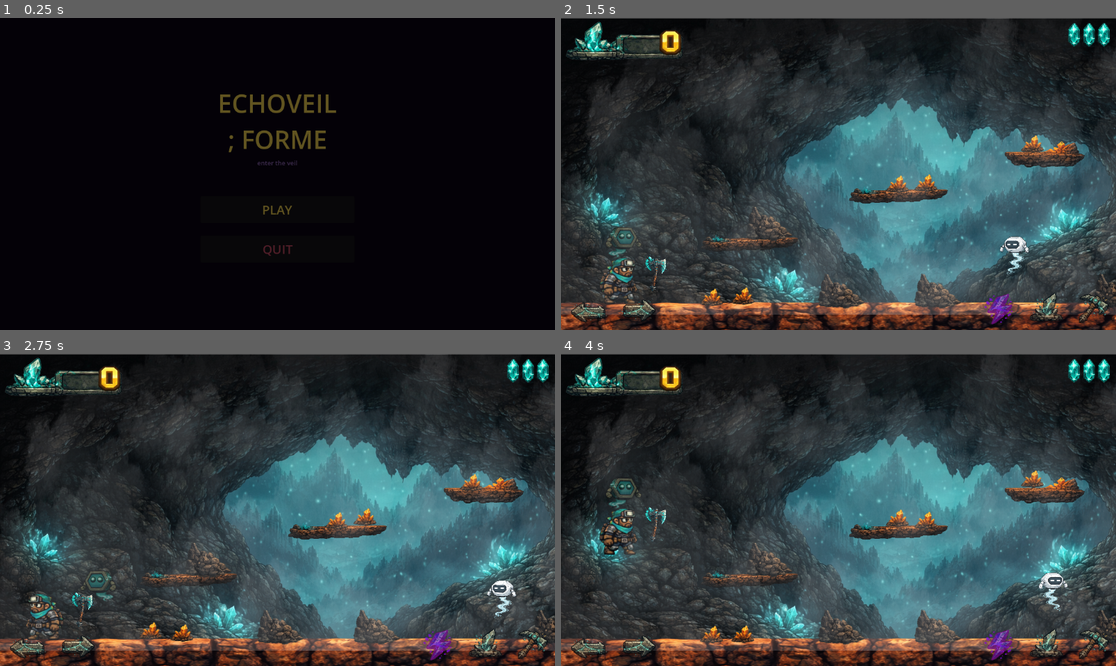
Above: before the commit, frames 1-4 (two rows, left to right).
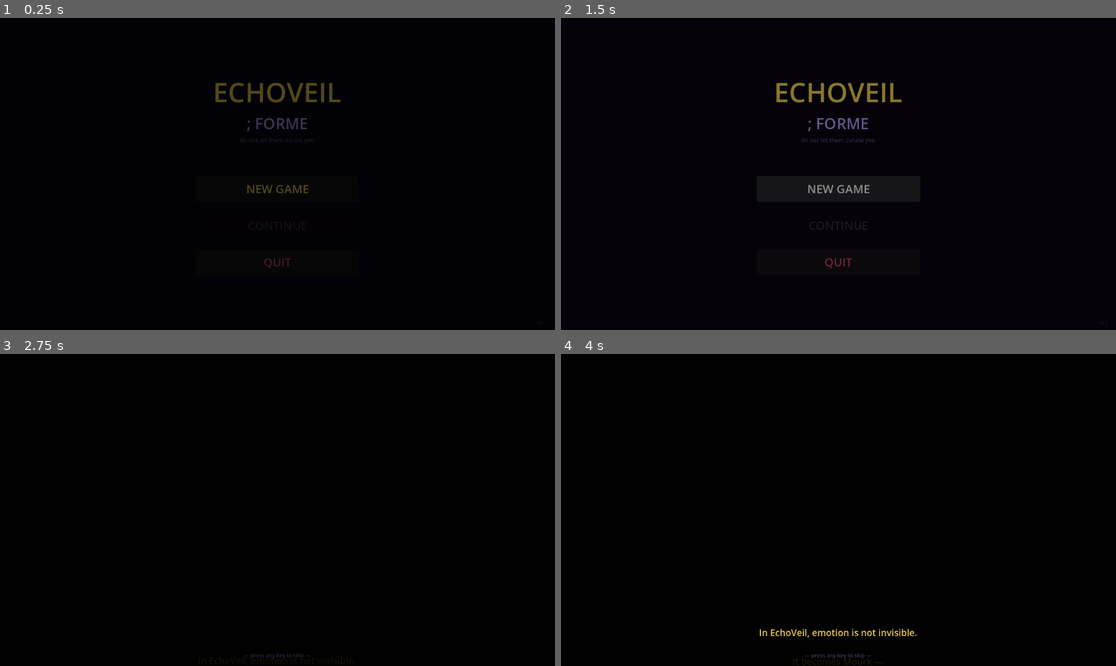
Above: after the commit, the same moments.

Repository: humeurworld-hash/echoveil-forme
Game: Godot game, scene res://main_menu.tscn
Two runs of this game, one before a commit and one after it. Both use one fixed random seed, a clock stepped at 60 frames per second and the inputs below. Sound files missing from this copy of the repository are replaced by a short silence.
Inputs (mouse positions are in pixels of both pictures, inside the frame that each line leads up to):
- Up to frame 1 (0.25 s): no input
- Up to frame 2 (1.5 s): click (838, 208) at 0.5 s, where only the run before the commit has a clickable "PLAY"; click (838, 189) at 1.25 s, where only the run after the commit has a clickable "NEW GAME"
- Up to frame 3 (2.75 s): click (27, 647) at 2.02 s
- Up to frame 4 (4 s): click (638, 647) at 2.77 s; click (1043, 641) at 3.52 s

The runs differ from the first frame. In frame 1, 2.0% of the frame differs, in the area x 38-62%, y 20-81%; in frame 2, 86%; in frame 3, 89%, in the area x 0-100%, y 0-100%; in frame 4, 89%.

Commit message:
Add cinematic lore crawl and proper main menu flow
- intro_scroll.gd / .tscn: full lore text scrolls bottom-to-top over ~62s,
  skip with any key, fades into level1 when done
- main_menu.gd: NEW GAME (→ intro crawl), CONTINUE (saves-aware, dimmed if
  no save), QUIT; ECHOVEIL / ; FORME two-line title + tagline
- game_state.gd: save/load now persists current_level so Continue resumes
  the correct level
- level_exit.gd: writes GameState.current_level before saving on exit

Co-Authored-By: Claude Sonnet 4.6 <noreply@anthropic.com>

Diff:
--- a/game_state.gd
+++ b/game_state.gd
@@ -1,32 +1,38 @@
 extends Node
 
 var shards_collected: int = 0
-var health: int = 3
-var lives: int = 0
+var health:          int = 3
+var lives:           int = 0
+var current_level:   int = 1
+
 const SAVE_PATH = "user://echoveil_save.json"
 
 func save() -> void:
-	var data = {
-		"shards": shards_collected,
-		"health": health,
-		"lives": lives
+	var data := {
+		"shards":        shards_collected,
+		"health":        health,
+		"lives":         lives,
+		"current_level": current_level
 	}
-	var file = FileAccess.open(SAVE_PATH, FileAccess.WRITE)
+	var file := FileAccess.open(SAVE_PATH, FileAccess.WRITE)
 	if file:
 		file.store_string(JSON.stringify(data))
 
 func load_data() -> void:
 	if not FileAccess.file_exists(SAVE_PATH):
 		return
-	var file = FileAccess.open(SAVE_PATH, FileAccess.READ)
+	var file := FileAccess.open(SAVE_PATH, FileAccess.READ)
 	if file:
 		var data = JSON.parse_string(file.get_as_text())
 		if data is Dictionary:
-			shards_collected = data.get("shards", 0)
-			health = data.get("health", 3)
-			lives = data.get("lives", 0)
+			shards_collected = data.get("shards",        0)
+			health           = data.get("health",        3)
+			lives            = data.get("lives",         0)
+			current_level    = data.get("current_level", 1)
+			LevelManager.current_level = current_level
 
 func reset() -> void:
 	shards_collected = 0
-	health = 3
-	lives = 0
+	health           = 3
+	lives            = 0
+	current_level    = 1
--- /dev/null
+++ b/intro_scroll.gd
@@ -0,0 +1,131 @@
+extends Control
+
+const LORE_TEXT := \
+"In EchoVeil, emotion is not invisible.\n\n" + \
+"It becomes Mourk —\n" + \
+"crystal energy formed from feeling.\n\n" + \
+"The Canvas calls it a resource.\n\n" + \
+"Everyone else just calls it life.\n\n\n" + \
+"Forme was not a chosen hero.\n\n" + \
+"He was a miner.\n" + \
+"Another worker sent below The Verge\n" + \
+"to extract what the world had already felt.\n\n\n" + \
+"Most Mourks are small.\n\n" + \
+"Fragments of grief.\n" + \
+"Fear.\n" + \
+"Regret.\n" + \
+"Overwhelm.\n\n" + \
+"The Canvas harvests them all.\n\n\n" + \
+"But beneath The Verge,\n" + \
+"something older was waiting.\n\n" + \
+"Not a shard.\n\n" + \
+"Not a resource.\n\n" + \
+"A Prime Mourk.\n\n\n" + \
+"The Prime Mourk did not give Forme power.\n\n" + \
+"It recognized what he had been carrying.\n\n" + \
+"Everything he buried.\n\n" + \
+"Everything The Canvas tried to keep quiet.\n\n\n" + \
+"Fuse was built to monitor emotion.\n\n" + \
+"Detect.\n" + \
+"Classify.\n" + \
+"Report.\n\n" + \
+"Then the surge hit him too.\n\n\n" + \
+"The Canvas felt the signal.\n\n" + \
+"A miner bonded with something\n" + \
+"they could not control.\n\n" + \
+"An EME drone went rogue.\n\n" + \
+"The mine went into lockdown.\n\n\n" + \
+"Now the mine is collapsing.\n\n" + \
+"Canvas patrols are closing in.\n\n\n" + \
+"Break rocks.\n" + \
+"Collect Mourks.\n" + \
+"Find the Corepath.\n\n\n" + \
+"And do not let them curate you."
+
+# Total estimated text height ~2000px at font 19.
+# We scroll from just below viewport to -2200 over 62 seconds.
+const SCROLL_DURATION := 62.0
+const SCROLL_END_Y    := -2200.0
+
+var _done  := false
+var _tween : Tween
+
+func _ready() -> void:
+	var vp := get_viewport_rect().size
+
+	# ── Background ──────────────────────────────────────────────────────────
+	var bg := ColorRect.new()
+	bg.color = Color(0, 0, 0, 1)
+	bg.set_anchors_preset(Control.PRESET_FULL_RECT)
+	add_child(bg)
+
+	# ── Scrolling label ─────────────────────────────────────────────────────
+	var lbl_w := vp.x * 0.60
+	var lbl := Label.new()
+	lbl.text = LORE_TEXT
+	lbl.add_theme_font_size_override("font_size", 19)
+	lbl.add_theme_color_override("font_color", Color(0.91, 0.79, 0.30, 1.0))
+	lbl.autowrap_mode = TextServer.AUTOWRAP_WORD_SMART
+	lbl.horizontal_alignment = HORIZONTAL_ALIGNMENT_CENTER
+	lbl.position = Vector2((vp.x - lbl_w) * 0.5, vp.y + 20.0)
+	lbl.custom_minimum_size.x = lbl_w
+	lbl.size.x = lbl_w
+	add_child(lbl)
+
+	# ── Tween ────────────────────────────────────────────────────────────────
+	_tween = create_tween()
+	_tween.tween_property(lbl, "position:y", SCROLL_END_Y, SCROLL_DURATION) \
+		.set_trans(Tween.TRANS_LINEAR).set_ease(Tween.EASE_IN)
+	_tween.tween_callback(_finish)
+
+	# ── Top black bar (prevents text hard-appearing at the top edge) ─────────
+	var top := ColorRect.new()
+	top.color = Color(0, 0, 0, 1)
+	top.set_anchors_preset(Control.PRESET_TOP_WIDE)
+	top.offset_bottom = 52.0
+	top.mouse_filter = Control.MOUSE_FILTER_IGNORE
+	add_child(top)
+
+	# ── Bottom strip + skip hint ─────────────────────────────────────────────
+	var bot := ColorRect.new()
+	bot.color = Color(0, 0, 0, 0.88)
+	bot.set_anchors_preset(Control.PRESET_BOTTOM_WIDE)
+	bot.offset_top = -46.0
+	bot.mouse_filter = Control.MOUSE_FILTER_IGNORE
+	add_child(bot)
+
+	var hint := Label.new()
+	hint.text = "— press any key to skip —"
+	hint.add_theme_font_size_override("font_size", 11)
+	hint.add_theme_color_override("font_color", Color(0.44, 0.34, 0.54, 0.68))
+	hint.set_anchors_preset(Control.PRESET_BOTTOM_WIDE)
+	hint.offset_top = -30.0
+	hint.horizontal_alignment = HORIZONTAL_ALIGNMENT_CENTER
+	hint.mouse_filter = Control.MOUSE_FILTER_IGNORE
+	add_child(hint)
+
+	TransitionLayer.fade_in(1.4)
+
+func _unhandled_input(event: InputEvent) -> void:
+	if _done:
+		return
+	var skip := false
+	if event is InputEventKey       and event.pressed and not event.echo:
+		skip = true
+	elif event is InputEventMouseButton  and event.pressed:
+		skip = true
+	elif event is InputEventJoypadButton and event.pressed:
+		skip = true
+	if skip:
+		if _tween:
+			_tween.kill()
+		_finish()
+
+func _finish() -> void:
+	if _done:
+		return
+	_done = true
+	TransitionLayer.fade_out(
+		func(): get_tree().call_deferred("change_scene_to_file", "res://level1.tscn"),
+		0.9
+	)
--- /dev/null
+++ b/intro_scroll.tscn
@@ -0,0 +1,9 @@
+[gd_scene format=3]
+
+[ext_resource type="Script" path="res://intro_scroll.gd" id="1_intro"]
+
+[node name="IntroScroll" type="Control"]
+anchors_preset = 15
+anchor_right = 1.0
+anchor_bottom = 1.0
+script = ExtResource("1_intro")
--- a/level_exit.gd
+++ b/level_exit.gd
@@ -28,8 +28,9 @@
 	if not body.is_in_group("player"):
 		return
 	triggered = true
+	LevelManager.current_level += 1
+	GameState.current_level = LevelManager.current_level
 	GameState.save()
-	LevelManager.current_level += 1
 	var next_scene := "res://level%d.tscn" % LevelManager.current_level
 	if not ResourceLoader.exists(next_scene):
 		# Level doesn't exist yet — return to main menu
--- a/main_menu.gd
+++ b/main_menu.gd
@@ -1,79 +1,121 @@
 extends Control
 
 func _ready() -> void:
-	# Dark cave background
-	var bg = ColorRect.new()
-	bg.color = Color(0.04, 0.01, 0.07, 1)
+	var vp := get_viewport_rect().size
+
+	# ── Background ────────────────────────────────────────────────────────
+	var bg := ColorRect.new()
+	bg.color = Color(0.03, 0.01, 0.06, 1)
 	bg.set_anchors_preset(Control.PRESET_FULL_RECT)
 	add_child(bg)
 
-	# Centered VBox
-	var vbox = VBoxContainer.new()
+	# ── Center column ─────────────────────────────────────────────────────
+	var vbox := VBoxContainer.new()
 	vbox.set_anchors_preset(Control.PRESET_CENTER)
 	vbox.alignment = BoxContainer.ALIGNMENT_CENTER
-	vbox.custom_minimum_size = Vector2(320, 0)
+	vbox.custom_minimum_size = Vector2(340, 0)
 	vbox.grow_horizontal = Control.GROW_DIRECTION_BOTH
-	vbox.grow_vertical = Control.GROW_DIRECTION_BOTH
+	vbox.grow_vertical   = Control.GROW_DIRECTION_BOTH
 	add_child(vbox)
 
 	# Title
-	var title = Label.new()
-	title.text = "ECHOVEIL\n; FORME"
+	var title := Label.new()
+	title.text = "ECHOVEIL"
 	title.horizontal_alignment = HORIZONTAL_ALIGNMENT_CENTER
-	title.add_theme_font_size_override("font_size", 52)
+	title.add_theme_font_size_override("font_size", 56)
 	title.add_theme_color_override("font_color", Color(0.91, 0.79, 0.30, 1))
 	vbox.add_child(title)
 
-	# Subtitle
-	var sub = Label.new()
-	sub.text = "enter the veil"
-	sub.horizontal_alignment = HORIZONTAL_ALIGNMENT_CENTER
-	sub.add_theme_font_size_override("font_size", 13)
-	sub.add_theme_color_override("font_color", Color(0.55, 0.40, 0.70, 1))
-	vbox.add_child(sub)
+	# Subtitle line
+	var sub1 := Label.new()
+	sub1.text = "; FORME"
+	sub1.horizontal_alignment = HORIZONTAL_ALIGNMENT_CENTER
+	sub1.add_theme_font_size_override("font_size", 32)
+	sub1.add_theme_color_override("font_color", Color(0.68, 0.55, 0.90, 1))
+	vbox.add_child(sub1)
 
-	var sp1 = Control.new()
-	sp1.custom_minimum_size = Vector2(0, 52)
-	vbox.add_child(sp1)
+	# Tagline
+	var tag := Label.new()
+	tag.text = "do not let them curate you"
+	tag.horizontal_alignment = HORIZONTAL_ALIGNMENT_CENTER
+	tag.add_theme_font_size_override("font_size", 12)
+	tag.add_theme_color_override("font_color", Color(0.42, 0.32, 0.52, 0.75))
+	vbox.add_child(tag)
 
-	# Play button
-	var play_btn = Button.new()
-	play_btn.text = "PLAY"
-	play_btn.custom_minimum_size = Vector2(300, 56)
-	play_btn.add_theme_font_size_override("font_size", 26)
-	play_btn.add_theme_color_override("font_color", Color(0.91, 0.79, 0.30, 1))
-	play_btn.pressed.connect(_on_play_pressed)
-	vbox.add_child(play_btn)
+	_spacer(vbox, 58)
 
-	var sp2 = Control.new()
-	sp2.custom_minimum_size = Vector2(0, 18)
-	vbox.add_child(sp2)
+	# ── NEW GAME ──────────────────────────────────────────────────────────
+	var new_btn := _make_button("NEW GAME", Color(0.91, 0.79, 0.30, 1))
+	new_btn.pressed.connect(_on_new_game)
+	vbox.add_child(new_btn)
 
-	# Quit button
-	var quit_btn = Button.new()
-	quit_btn.text = "QUIT"
-	quit_btn.custom_minimum_size = Vector2(300, 56)
-	quit_btn.add_theme_font_size_override("font_size", 26)
-	quit_btn.add_theme_color_override("font_color", Color(0.75, 0.28, 0.38, 1))
-	quit_btn.pressed.connect(_on_quit_pressed)
+	_spacer(vbox, 14)
+
+	# ── CONTINUE ─────────────────────────────────────────────────────────
+	var has_save := FileAccess.file_exists("user://echoveil_save.json")
+	var con_btn  := _make_button("CONTINUE", Color(0.72, 0.62, 0.88, 1))
+	con_btn.disabled = not has_save
+	con_btn.modulate.a = 1.0 if has_save else 0.36
+	con_btn.pressed.connect(_on_continue)
+	vbox.add_child(con_btn)
+
+	_spacer(vbox, 14)
+
+	# ── QUIT ─────────────────────────────────────────────────────────────
+	var quit_btn := _make_button("QUIT", Color(0.72, 0.26, 0.36, 1))
+	quit_btn.pressed.connect(_on_quit)
 	vbox.add_child(quit_btn)
 
-	# Music
-	var music = AudioStreamPlayer.new()
+	# ── Music ─────────────────────────────────────────────────────────────
+	var music := AudioStreamPlayer.new()
 	music.stream = load("res://echoveil/music/Mist in the Circuit-2.mp3")
 	music.volume_db = -12.0
-	music.autoplay = true
+	music.autoplay  = true
 	add_child(music)
 
+	# ── Version stamp ──────────────────────────────────────────────────────
+	var ver := Label.new()
+	ver.text = "v0.1"
+	ver.add_theme_font_size_override("font_size", 10)
+	ver.add_theme_color_override("font_color", Color(0.3, 0.22, 0.40, 0.5))
+	ver.set_anchors_preset(Control.PRESET_BOTTOM_RIGHT)
+	ver.offset_left = -36.0
+	ver.offset_top  = -22.0
+	ver.mouse_filter = Control.MOUSE_FILTER_IGNORE
+	add_child(ver)
+
+	TransitionLayer.fade_in(0.7)
+
+# ── helpers ───────────────────────────────────────────────────────────────
+func _make_button(label: String, col: Color) -> Button:
+	var btn := Button.new()
+	btn.text = label
+	btn.custom_minimum_size = Vector2(320, 54)
+	btn.add_theme_font_size_override("font_size", 24)
+	btn.add_theme_color_override("font_color", col)
+	return btn
+
+func _spacer(parent: Control, h: int) -> void:
+	var sp := Control.new()
+	sp.custom_minimum_size = Vector2(0, h)
+	parent.add_child(sp)
+
+# ── callbacks ─────────────────────────────────────────────────────────────
+func _on_new_game() -> void:
 	GameState.reset()
-	TransitionLayer.fade_in(0.6)
+	LevelManager.current_level = 1
+	TransitionLayer.fade_out(
+		func(): get_tree().call_deferred("change_scene_to_file", "res://intro_scroll.tscn"),
+		0.45
+	)
 
-func _on_play_pressed() -> void:
+func _on_continue() -> void:
+	GameState.load_data()
 	LevelManager.current_level = 1
 	TransitionLayer.fade_out(
 		func(): get_tree().call_deferred("change_scene_to_file", "res://level1.tscn"),
-		0.4
+		0.45
 	)
 
-func _on_quit_pressed() -> void:
+func _on_quit() -> void:
 	get_tree().quit()
